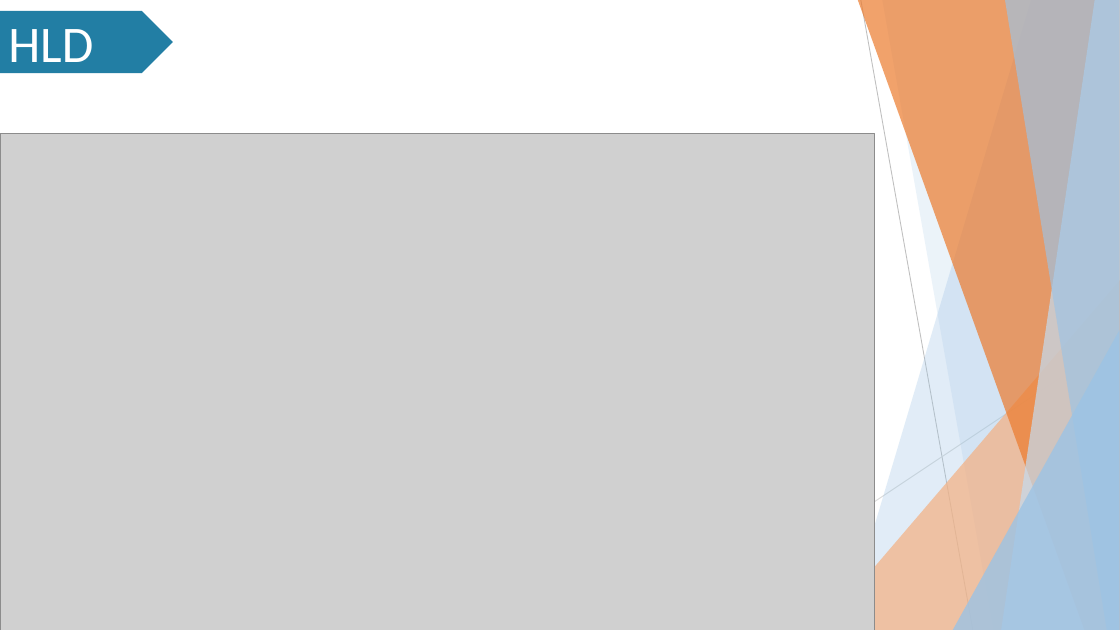
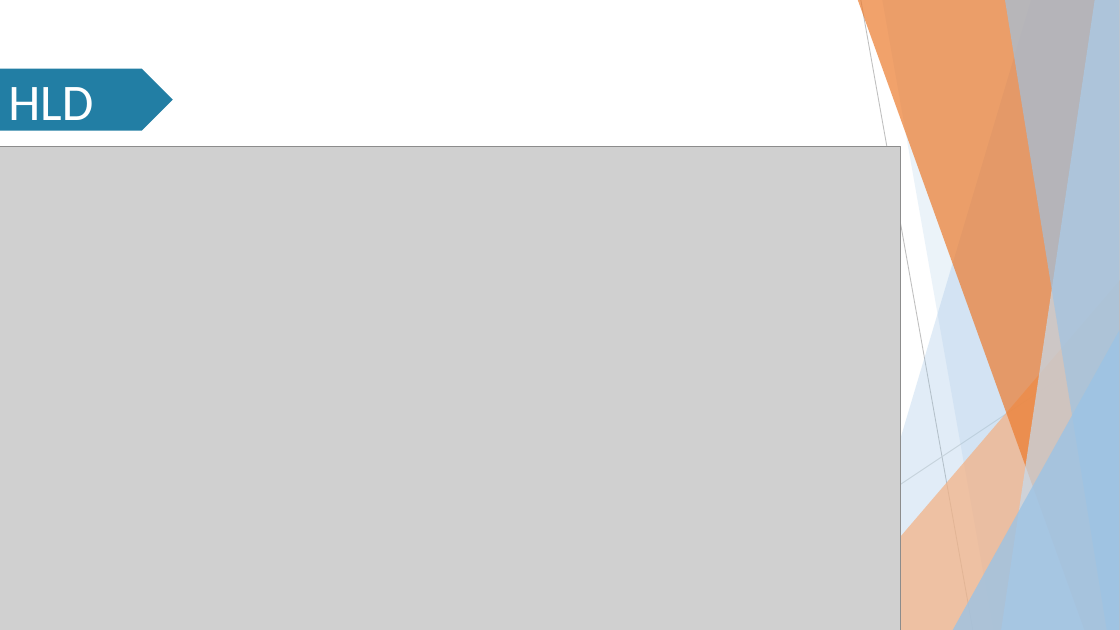
Before and after one commit to Stefany-hub/Projeto2.0, a slide deck: slide 10 of apresentação/MIT PPT (Projeto 2.0).pptx. Drawn at 1120x630 pixels with LibreOffice and Linux fonts; fonts in the diff are those of the drawing; grey boxes stand for pictures; background and template pictures are left out. Boxes give left, top, right and bottom in pixels: in the first picture for what was removed or moved away, otherwise in the second. Text is boxed around its words. In the diff, an @@ line names an element or a change of style, - is before the commit and + after.

Commit message:
PPT at

```diff
--- a/apresentação/MIT PPT (Projeto 2.0).pptx
+++ b/apresentação/MIT PPT (Projeto 2.0).pptx
@@ pentagon arrow "HLD": place and size @@
-pentagon arrow "HLD" at [0, 11, 173, 73]
+pentagon arrow "HLD" at [0, 69, 173, 131]
@@ picture: place and size @@
-picture at [0, 134, 875, 630]
+picture at [0, 146, 901, 630]
```
